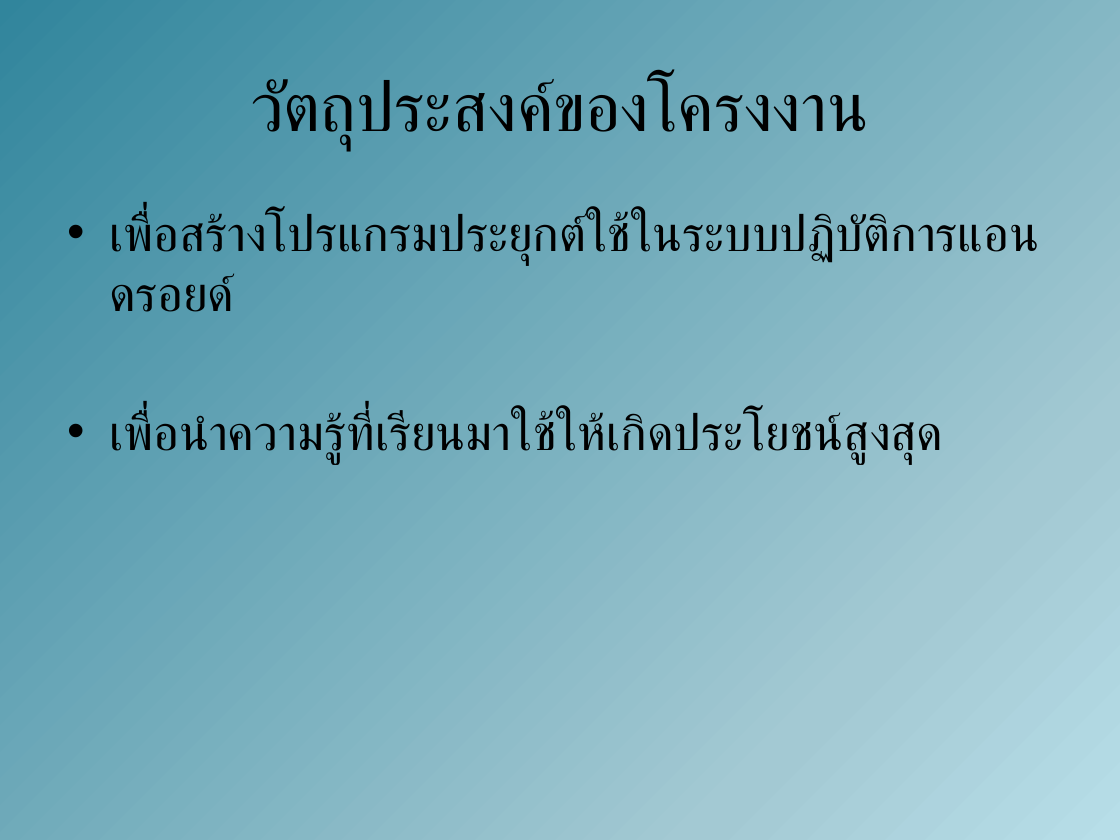
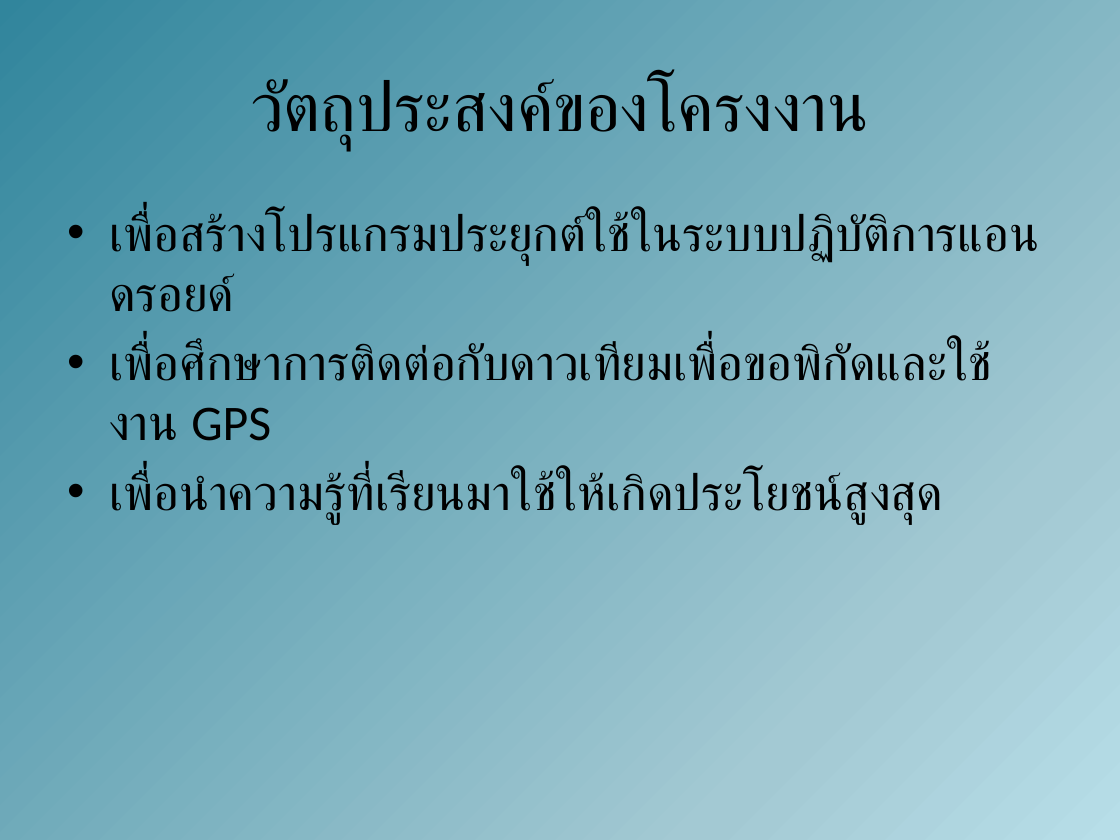
Before and after one commit to amfeelgood/Senior_Project, a slide deck: slide 6 of Doc/ProjectPresentation1.pptx. Drawn at 1120x840 pixels with LibreOffice and Linux fonts; fonts in the diff are those of the drawing. Boxes give left, top, right and bottom in pixels: in the first picture for what was removed or moved away, otherwise in the second. Text is boxed around its words. In the diff, an @@ line names an element or a change of style, - is before the commit and + after.

```diff
--- a/Doc/ProjectPresentation1.pptx
+++ b/Doc/ProjectPresentation1.pptx
@@ text at [109,342,992,441]: paragraph added @@
+• เพื่อศึกษาการติดต่อกับดาวเทียมเพื่อขอพิกัดและใช้งาน GPS
```
Also in this commit, not shown: 3 other slides changed.
